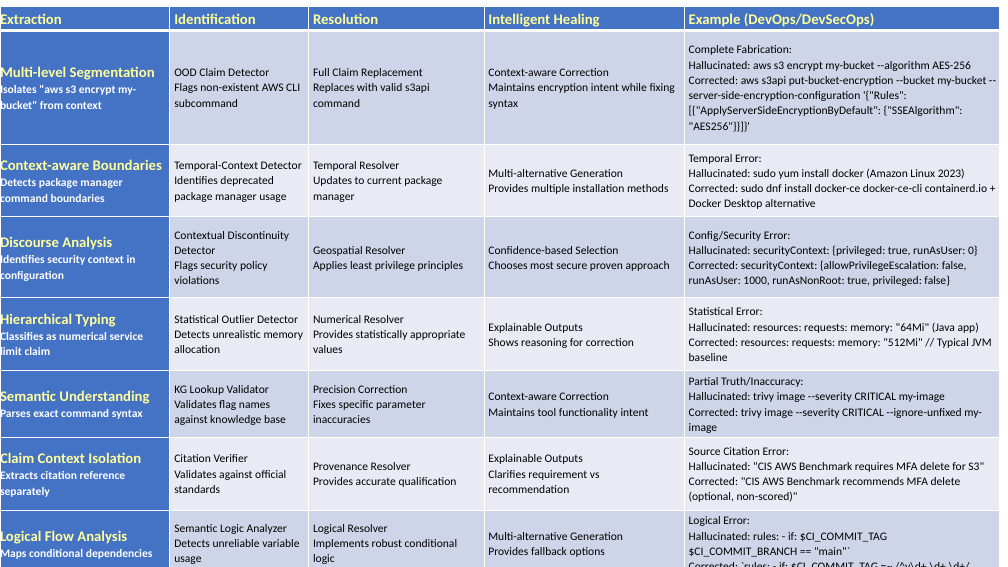
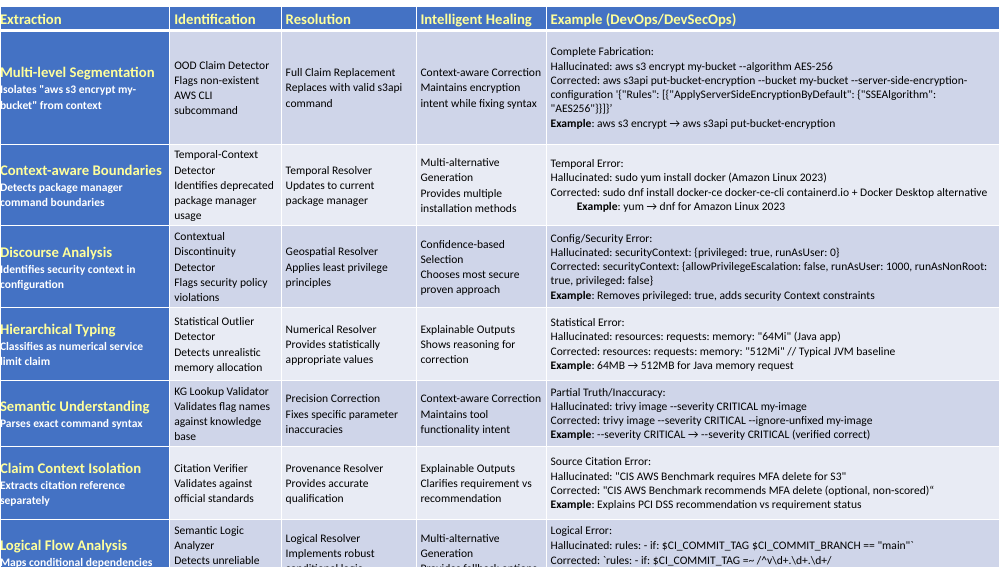
Before and after one commit to KamleshKG/hello_world_app, a slide deck: slide 5 of VeriFactAI-Presentation.pptx (slide 3 before the commit). Drawn at 1008x567 pixels with LibreOffice and Linux fonts; fonts in the diff are those of the drawing. Boxes give left, top, right and bottom in pixels: in the first picture for what was removed or moved away, otherwise in the second. Text is boxed around its words. In the diff, an @@ line names an element or a change of style, - is before the commit and + after.

Commit message:
all

```diff
--- a/VeriFactAI-Presentation.pptx
+++ b/VeriFactAI-Presentation.pptx
@@ table at [0, 6, 999, 567] @@
@@ row 2, column 5: "Complete Fabrication: Hallucinated: aws s3 encrypt my-bucket --algorithm AES-256 Corrected: aws s3api put-bucket-encryption --bucket my-bucket --server-side-encryption-configuration '{"Rules": [{"ApplyServerSideEncryptionByDefault": {"SSEAlgorithm": "AES256"}}]}'" to "Complete Fabrication: Hallucinated: aws s3 encrypt my-bucket --algorithm AES-256 Corrected: aws s3api put-bucket-encryption --bucket my-bucket --server-side-encryption-configuration '{"Rules": [{"ApplyServerSideEncryptionByDefault": {"SSEAlgorithm": "AES256"}}]}’ Example: aws s3 encrypt → aws s3api put-bucket-encryption" @@
-row 3, column 5: Temporal Error: Hallucinated: sudo yum install docker (Amazon Linux 2023) Corrected: sudo dnf install docker-ce docker-ce-cli containerd.io + Docker Desktop alternative
+row 3, column 5: Temporal Error: Hallucinated: sudo yum install docker (Amazon Linux 2023) Corrected: sudo dnf install docker-ce docker-ce-cli containerd.io + Docker Desktop alternative Example: yum → dnf for Amazon Linux 2023
-row 4, column 5: Config/Security Error: Hallucinated: securityContext: {privileged: true, runAsUser: 0} Corrected: securityContext: {allowPrivilegeEscalation: false, runAsUser: 1000, runAsNonRoot: true, privileged: false}
+row 4, column 5: Config/Security Error: Hallucinated: securityContext: {privileged: true, runAsUser: 0} Corrected: securityContext: {allowPrivilegeEscalation: false, runAsUser: 1000, runAsNonRoot: true, privileged: false} Example: Removes privileged: true, adds security Context constraints
@@ row 5, column 5: "Statistical Error: Hallucinated: resources: requests: memory: "64Mi" (Java app) Corrected: resources: requests: memory: "512Mi" // Typical JVM baseline" to "Statistical Error: Hallucinated: resources: requests: memory: "64Mi" (Java app) Corrected: resources: requests: memory: "512Mi" // Typical JVM baseline Example: 64MB → 512MB for Java memory request" @@
-row 6, column 5: Partial Truth/Inaccuracy: Hallucinated: trivy image --severity CRITICAL my-image Corrected: trivy image --severity CRITICAL --ignore-unfixed my-image
+row 6, column 5: Partial Truth/Inaccuracy: Hallucinated: trivy image --severity CRITICAL my-image Corrected: trivy image --severity CRITICAL --ignore-unfixed my-image Example: --severity CRITICAL → --severity CRITICAL (verified correct)
@@ row 7, column 5: "Source Citation Error: Hallucinated: "CIS AWS Benchmark requires MFA delete for S3" Corrected: "CIS AWS Benchmark recommends MFA delete (optional, non-scored)"" to "Source Citation Error: Hallucinated: "CIS AWS Benchmark requires MFA delete for S3" Corrected: "CIS AWS Benchmark recommends MFA delete (optional, non-scored)“ Example: Explains PCI DSS recommendation vs requirement status" @@
@@ row 8, column 5: "Logical Error: Hallucinated: rules: - if: $CI_COMMIT_TAG $CI_COMMIT_BRANCH == "main"` Corrected: `rules: - if: $CI_COMMIT_TAG =~ /^v\d+.\d+.\d+/" to "Logical Error: Hallucinated: rules: - if: $CI_COMMIT_TAG $CI_COMMIT_BRANCH == "main"` Corrected: `rules: - if: $CI_COMMIT_TAG =~ /^v\d+.\d+.\d+/ Example: Enhanced GitLab CI rules for tag detection" @@
```
Also in this commit, not shown: 1 other slide changed, 5 slides added.
